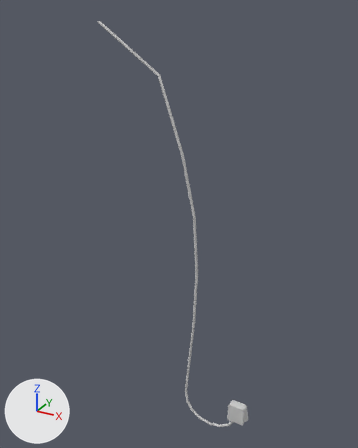
Before and after pictures for a commit that changed the FBX model Assets/Resources/3Dmodels/WirePlug.FBX.
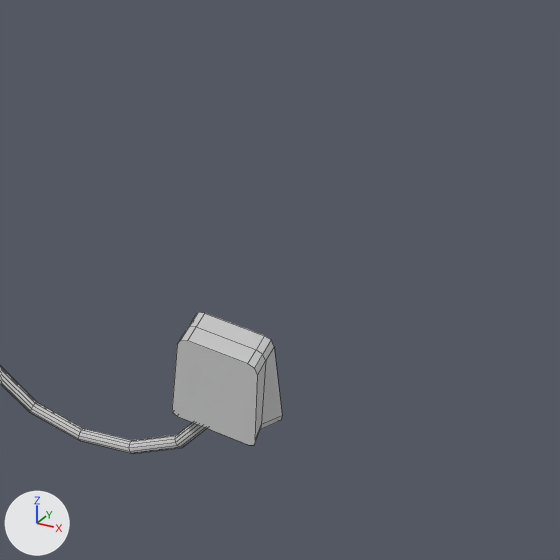
Each version appears first whole from a 50 mm camera at (0.427, -0.819, 0.509) aimed at (-0.037, 0.024, 0.087), and next in a close-up on the part from 54% to 84% of the width and 76% to 100% of the height. Every picture has the same lights, and +X, +Y and +Z are marked at lower left. The close-ups show mesh edges as thin lines. Where no turn or scale is listed for an object, it has been applied to the vertices.

The first close-up shows 'MicrowaveWire'.
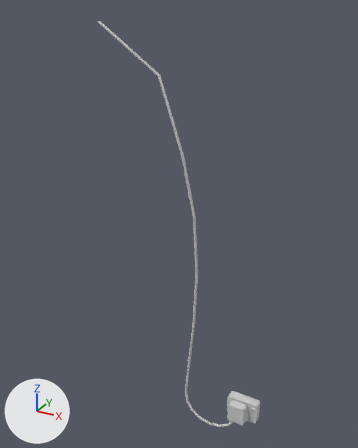
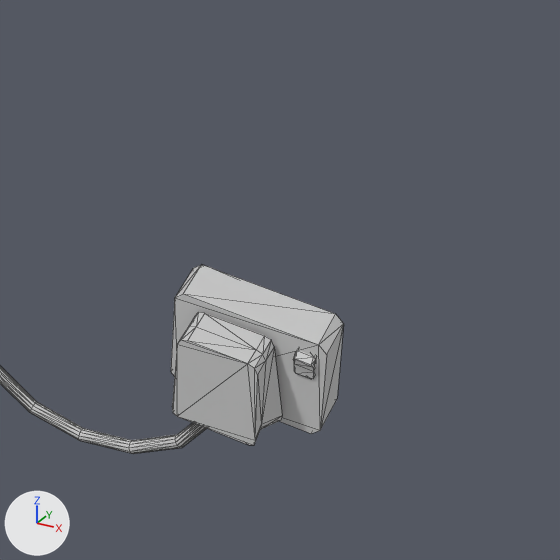
Location of each change, [x1, y1, x2, y2] in pixels of the close-ups (560 x 560 px):
'MicrowaveWire', reshaped: before [0, 312, 282, 454]; after [0, 265, 343, 454]
part 1 of me_mesh, added: after [293, 350, 316, 379]
part 2 of me_mesh, added: after [171, 265, 343, 434]

The change in detail:
Material 'Switch' (mat_switch) is new.
Its base color is (0.588, 0.588, 0.588) (light grey #cacaca).
Its roughness is 0.859.
Material 'Whitebox' (mat_whitebox) is new.
Its base color is (0.588, 0.588, 0.588) (light grey #cacaca).
Its roughness is 0.859.
me_mesh is used by ob_microwavewire; location (0.0, 0.0, 0.0).
me_mesh had 216 vertices, 197 faces and spanned x -0.199..0.152, y -0.009..0.009, z -0.405..0.483.
me_mesh now has 262 vertices, 490 faces and spans x -0.199..0.169, y -0.009..0.033, z -0.405..0.483.
me_mesh part 1: a new loose piece of 30 vertices spanning x 0.155..0.164, y 0.009..0.016, z -0.329..-0.316.
me_mesh part 2: a new loose piece of 16 vertices spanning x 0.098..0.169, y 0.012..0.033, z -0.361..-0.31, in mat_whitebox (light grey #cacaca).
me_mesh now uses material mat_whitebox (light grey #cacaca).
me_mesh now uses material mat_switch (light grey #cacaca).
